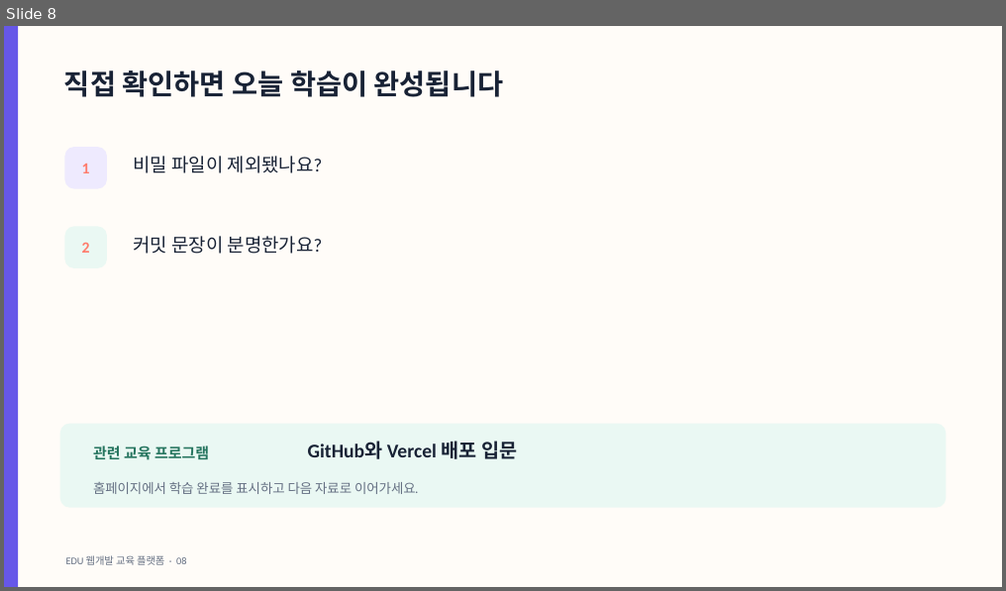
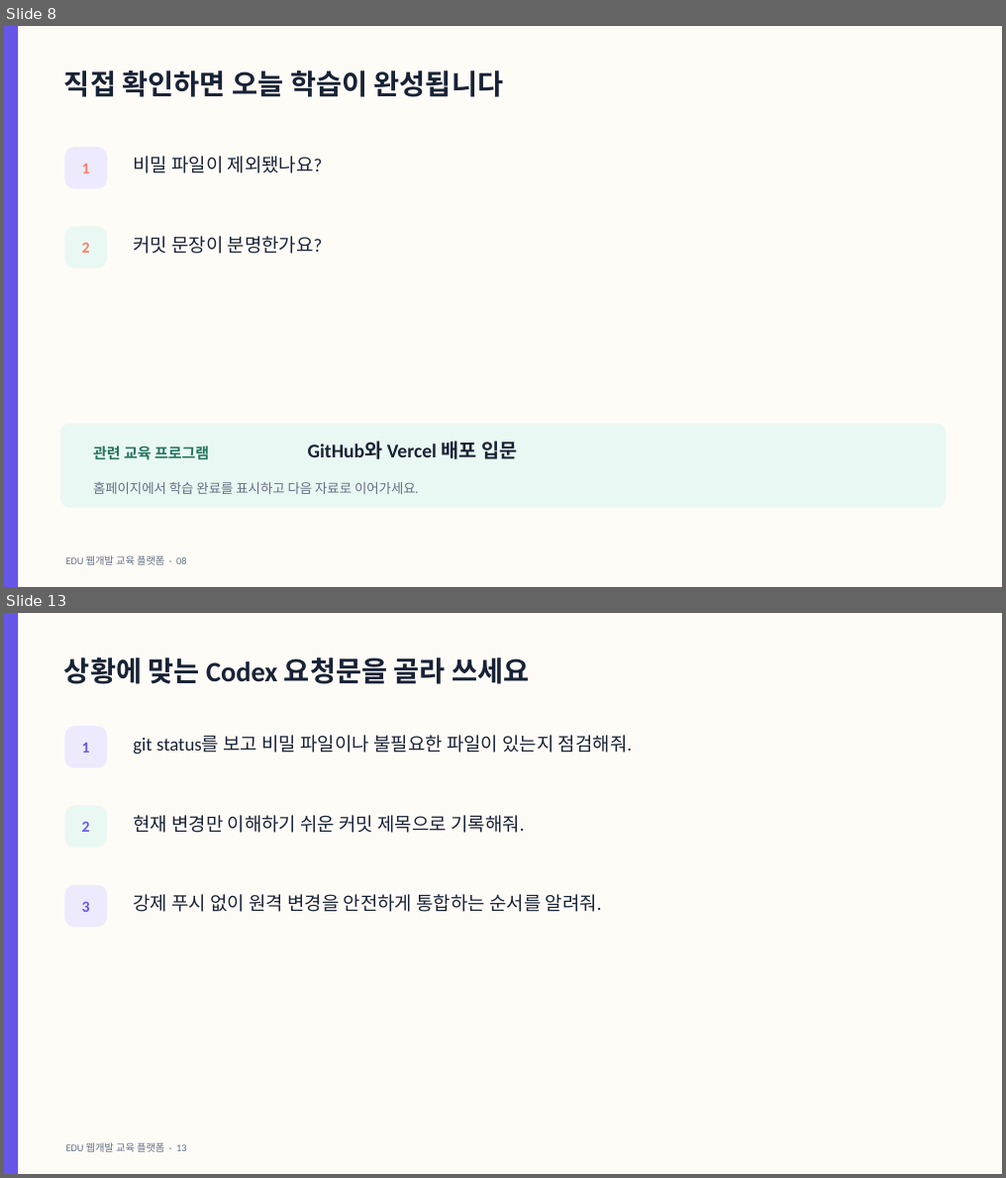
Before and after one commit to cursaman/edu, a slide deck: public/materials/deployment/github-first-push.pptx. Shown one above the other, each under a label of ours: slide 8 before the commit, slides 8 and 13 after it; the slides between them are not shown. The pictures are 1006x591 and 1006x1178 pixels, drawn with LibreOffice and Linux fonts; fonts in the diff are those of the drawing. Boxes give left, top, right and bottom in pixels: in the first picture for what was removed or moved away, otherwise in the second. Text is boxed around its words. In the diff, an @@ line names an element or a change of style, - is before the commit and + after.

Commit message:
대표 교육자료 6개 심화 콘텐츠 보강

```diff
--- a/public/materials/deployment/github-first-push.pptx
+++ b/public/materials/deployment/github-first-push.pptx
@@ slide 13 added at (4,613,1002,1174), background #FFFCF8 @@
@@ rectangle added at (4,613,18,1174), fill #6657E8 @@
@@ text added at (64,658,529,684), 27 pt, text #182235, bold @@
+상황에 맞는 Codex 요청문을 골라 쓰세요
@@ rounded rectangle added at (64,726,107,768), fill #EEEAFE @@
@@ text added at (82,743,90,753), 15 pt, text #6657E8, bold @@
+1
@@ text added at (133,735,632,755), 18 pt, text #182235 @@
+git status를 보고 비밀 파일이나 불필요한 파일이 있는지 점검해줘.
@@ rounded rectangle added at (64,805,107,848), fill #EAF8F3 @@
@@ text added at (133,815,524,833), 18 pt, text #182235 @@
+현재 변경만 이해하기 쉬운 커밋 제목으로 기록해줘.
@@ text added at (82,821,90,832), 15 pt, text #6657E8, bold @@
+2
@@ rounded rectangle added at (64,885,107,928), fill #EEEAFE @@
@@ text added at (82,901,90,912), 15 pt, text #6657E8, bold @@
+3
@@ text added at (133,894,602,912), 18 pt, text #182235 @@
+강제 푸시 없이 원격 변경을 안전하게 통합하는 순서를 알려줘.
@@ text added at (66,1143,186,1153), 9.8 pt, text #657083 @@
+EDU 웹개발 교육 플랫폼 · 13
```
Also in this commit, not shown: 6 other slides added, 17 other files.
